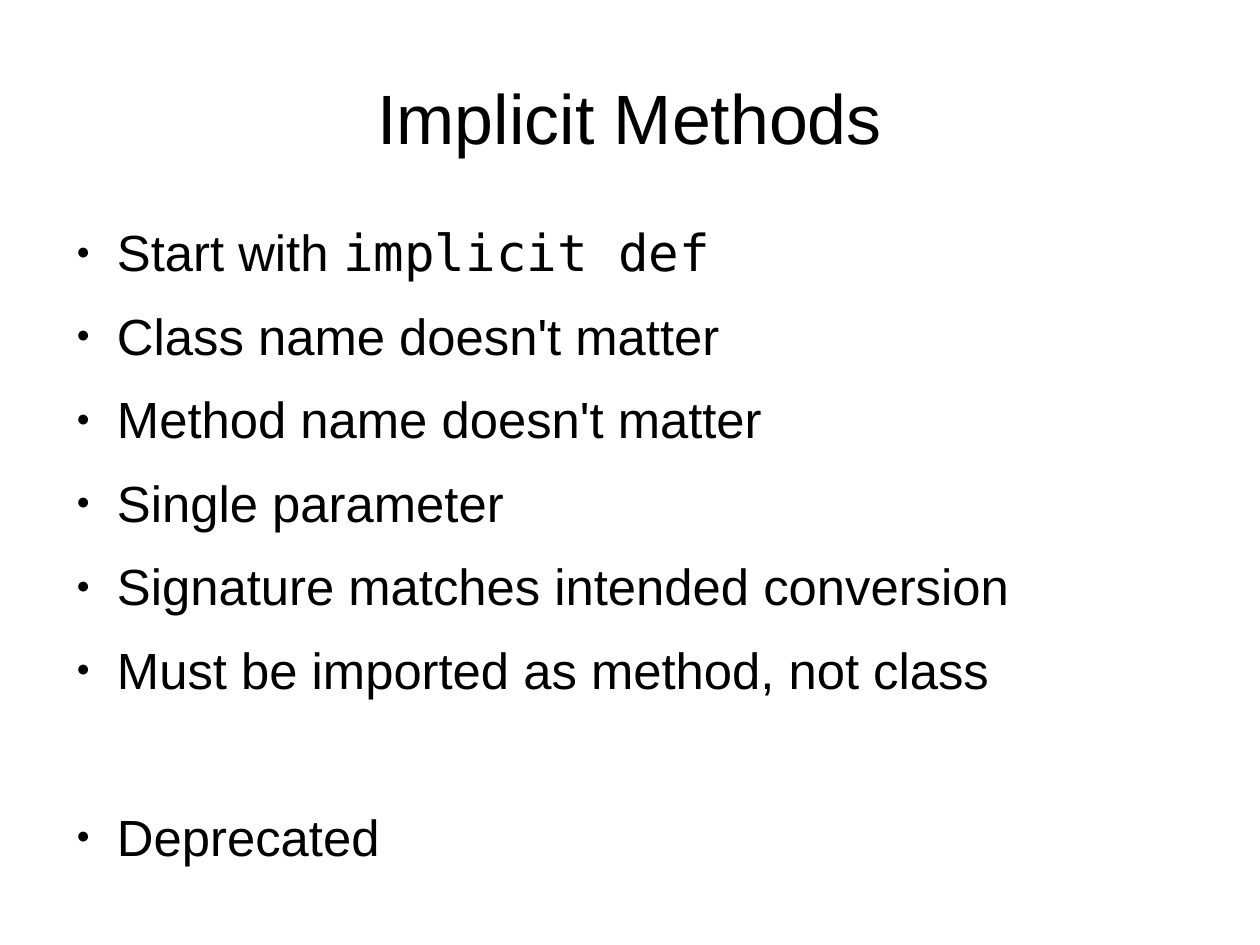
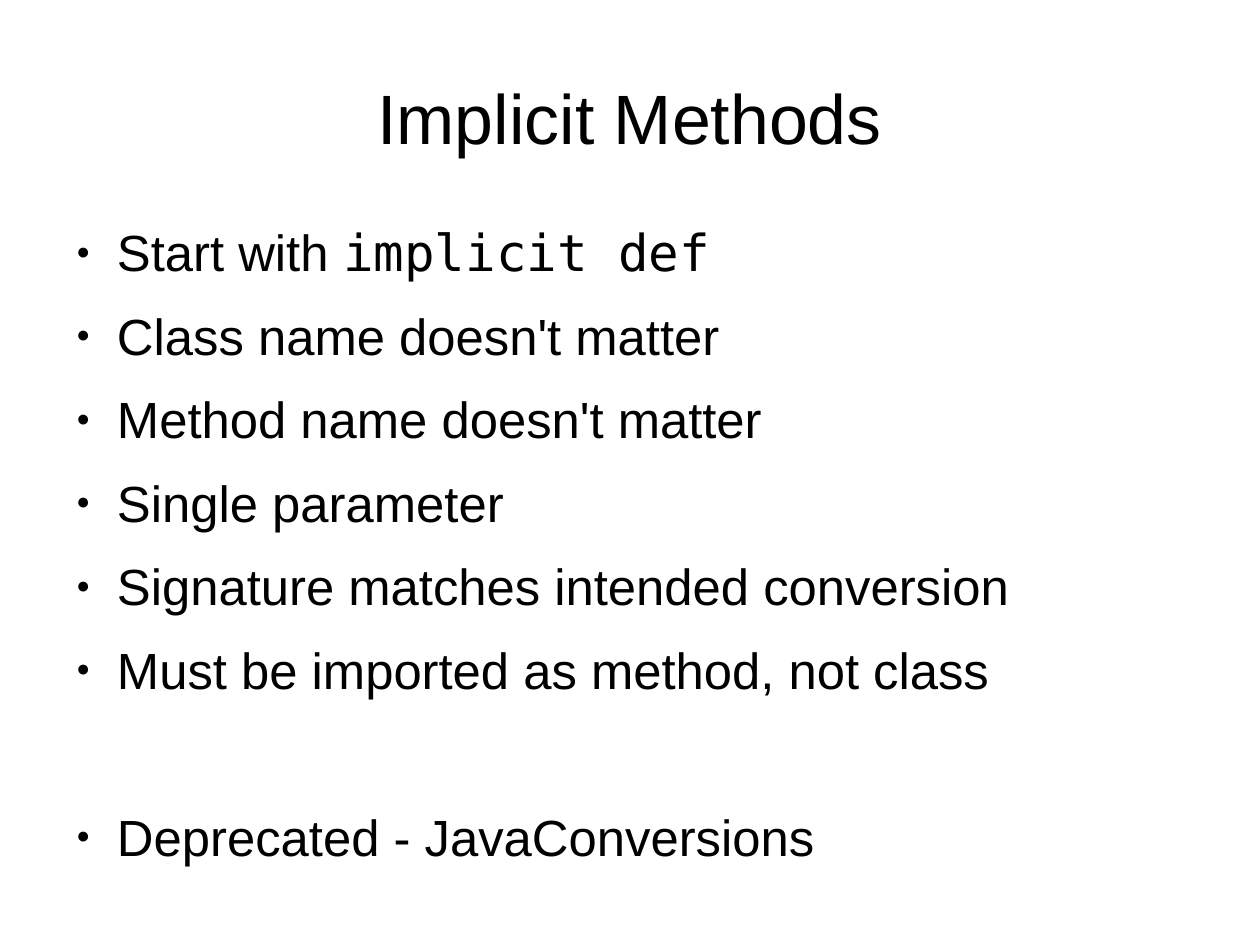
Before and after one commit to dnwiebe/ScalaImplicits, a slide deck: slide 6 of slides.odp. Drawn at 1260x945 pixels with LibreOffice and Linux fonts; fonts in the diff are those of the drawing. Boxes give left, top, right and bottom in pixels: in the first picture for what was removed or moved away, otherwise in the second. Text is boxed around its words. In the diff, an @@ line names an element or a change of style, - is before the commit and + after.

Commit message:
Added info about JavaConverters and JavaConversions

```diff
--- a/slides.odp
+++ b/slides.odp
@@ text at <box>117,819,815,866</box>: text changed @@
-● Deprecated
+● Deprecated - JavaConversions
```
Also in this commit, not shown: 1 other slide changed, 2 other files.
